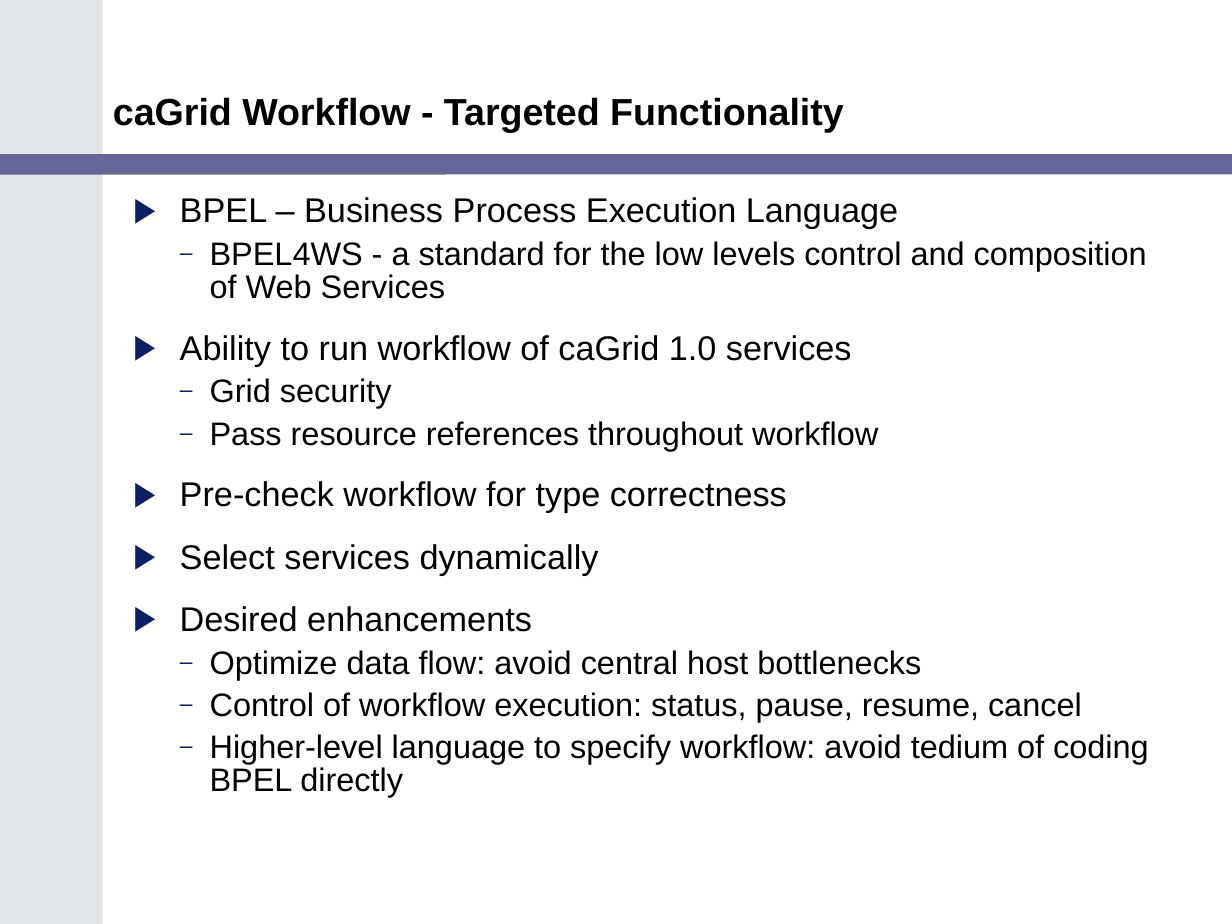
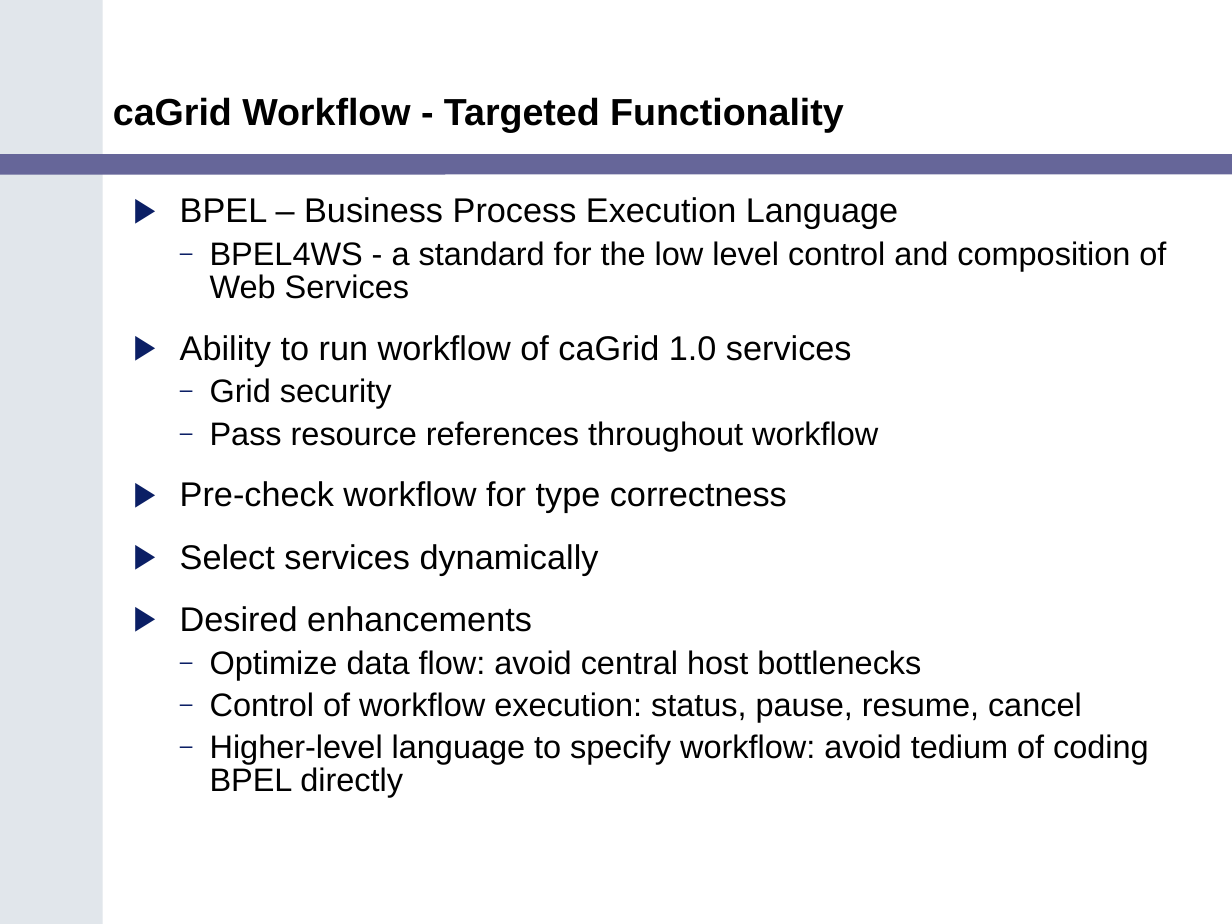
Before and after one commit to NCIP/cagrid-docs, a slide deck: slide 32 of presentations/200602_VCDE_ARCH/caGrid_Update_Arch_VCDE_Feb1.ppt. Drawn at 1232x924 pixels with LibreOffice and Linux fonts; fonts in the diff are those of the drawing; background and template pictures are left out. Boxes give left, top, right and bottom in pixels: in the first picture for what was removed or moved away, otherwise in the second. Text is boxed around its words. In the diff, an @@ line names an element or a change of style, - is before the commit and + after.

```diff
--- a/presentations/200602_VCDE_ARCH/caGrid_Update_Arch_VCDE_Feb1.ppt
+++ b/presentations/200602_VCDE_ARCH/caGrid_Update_Arch_VCDE_Feb1.ppt
@@ text at (210, 241, 1166, 299): text changed @@
-  – BPEL4WS - a standard for the low levels control and composition of Web Services
+  – BPEL4WS - a standard for the low level control and composition of Web Services
```
Also in this commit, not shown: 6 other slides changed, 3 slides added, 1 slide removed.
